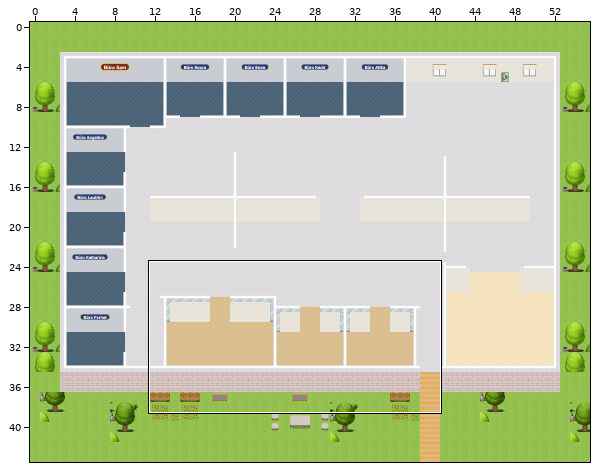
Tiled map (JSON): sw-office.tmj. The picture above shows the old version from afar; the outline marks the close-up.
Close-up. As it was:
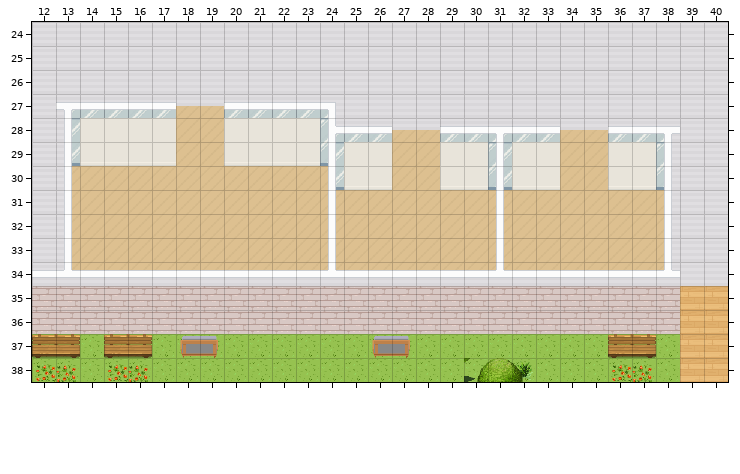
Cells are 32x32 px. Shown: x 12..40, y 24..38. Tiles whose own drawing changed are shown in their newer look in all pictures.
Now the later version:
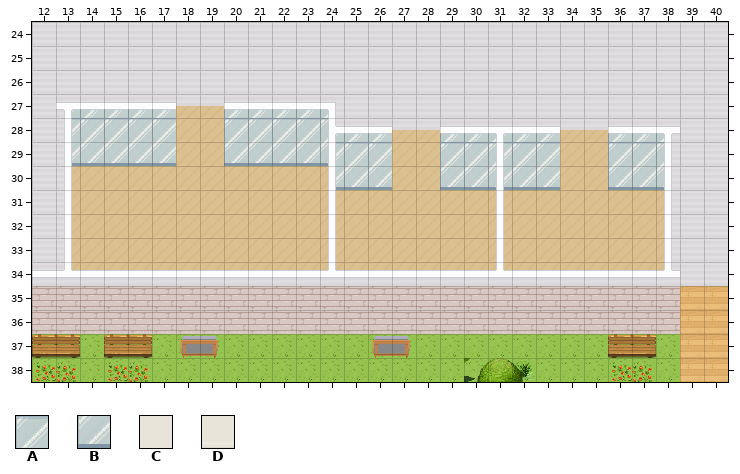
Key: from "SW_Farben": A 51, B 52; from "SW_Misch": C 24, D 25.
_ is an empty cell.
See-through tiles are keyed as they look on the map.
From the commit log: Besprechung 10-12 mit Glaswänden Co-Authored-By: Claude Opus 5.5 <noreply@anthropic.com>
Difference:
Layer "walls/walls1":
Tile C gives way to tile A in row 28 at x 14 to 17 and 20 to 23; in row 29 at x 25 to 26, 29 to 30, 32 to 33 and 36 to 37.
Tile D gives way to tile B in row 29 at x 14 to 17 and 20 to 23; in row 30 at x 25 to 26, 29 to 30, 32 to 33 and 36 to 37.
